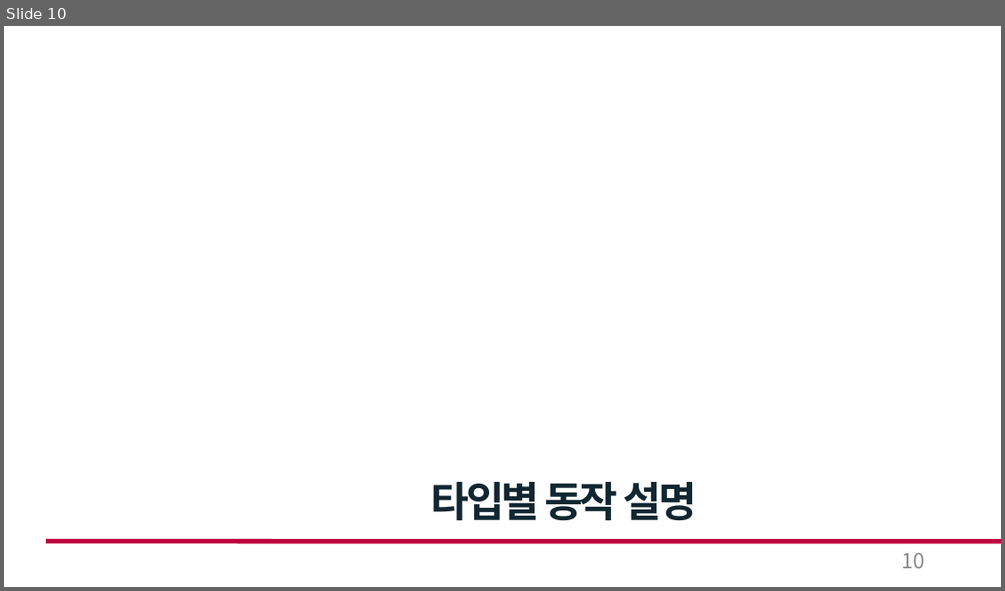
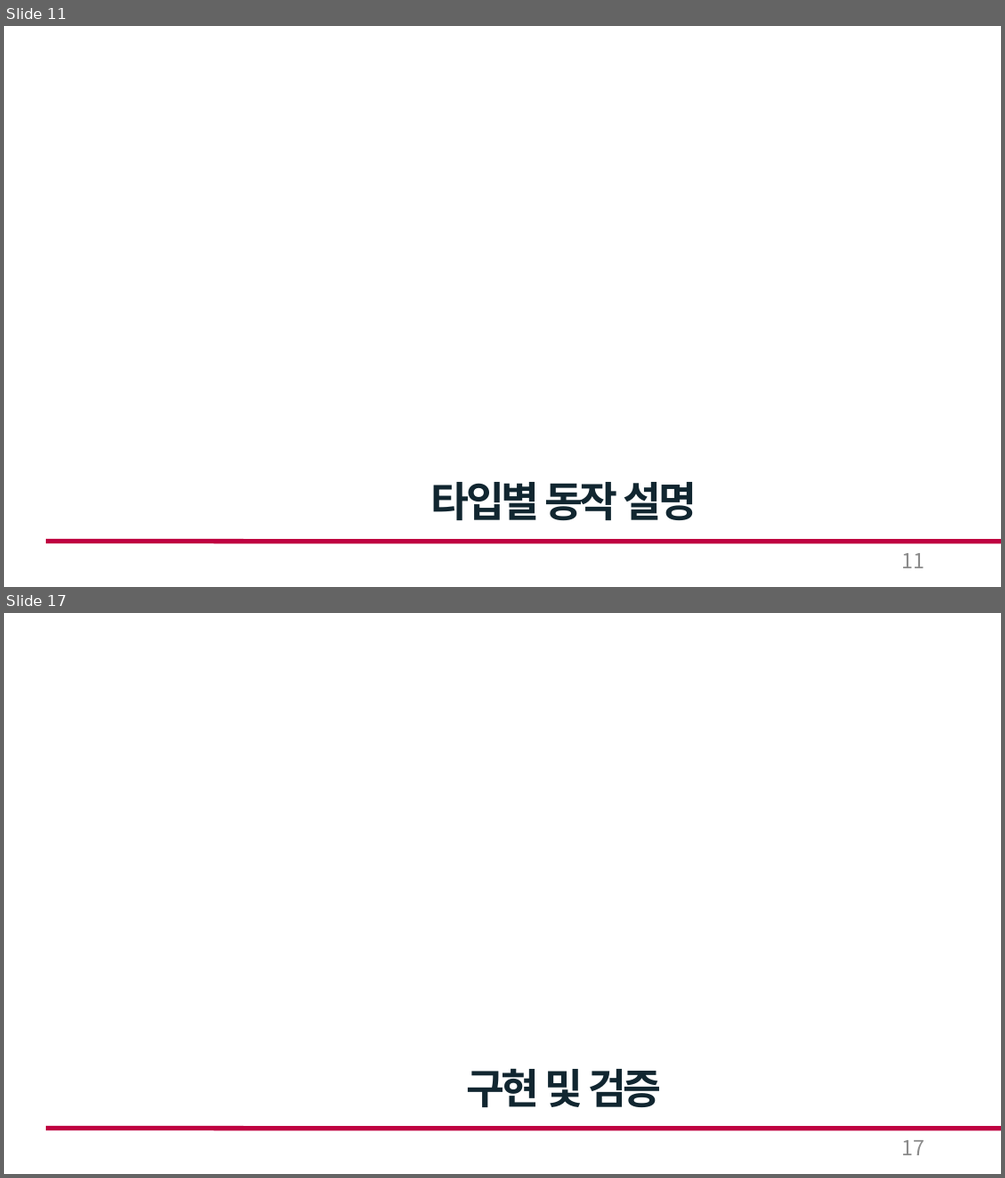
Before and after one commit to cong2738/my_RISC-V, a slide deck: Single Cycle RISC-V 발표_박호윤.pptx. Shown one above the other, each under a label of ours: slide 10 before the commit, slides 11 and 17 after it; the slides between them are not shown. The pictures are 1005x591 and 1005x1178 pixels, drawn with LibreOffice and Linux fonts; fonts in the diff are those of the drawing. Boxes give left, top, right and bottom in pixels: in the first picture for what was removed or moved away, otherwise in the second. Text is boxed around its words. In the diff, an @@ line names an element or a change of style, - is before the commit and + after.

```diff
--- a/Single Cycle RISC-V 발표_박호윤.pptx
+++ b/Single Cycle RISC-V 발표_박호윤.pptx
@@ slide 17 added at box(4, 613, 1001, 1174), background #FFFFFF @@
@@ text added at box(466, 1068, 661, 1107), 40 pt, text #112630, bold @@
+구현 및 검증
@@ line added from (46, 1128) to (1001, 1128), #BF0041 4.51 pt @@
@@ page number added at box(901, 1140, 924, 1155), 20 pt, text #8C8C8C @@
+17
@@ what was slide 10 is now slide 11 @@
@@ page number at box(901, 553, 924, 568): text changed @@
-10
+11
```
Also in this commit, not shown: 4 slides changed, 1 other slide added.
